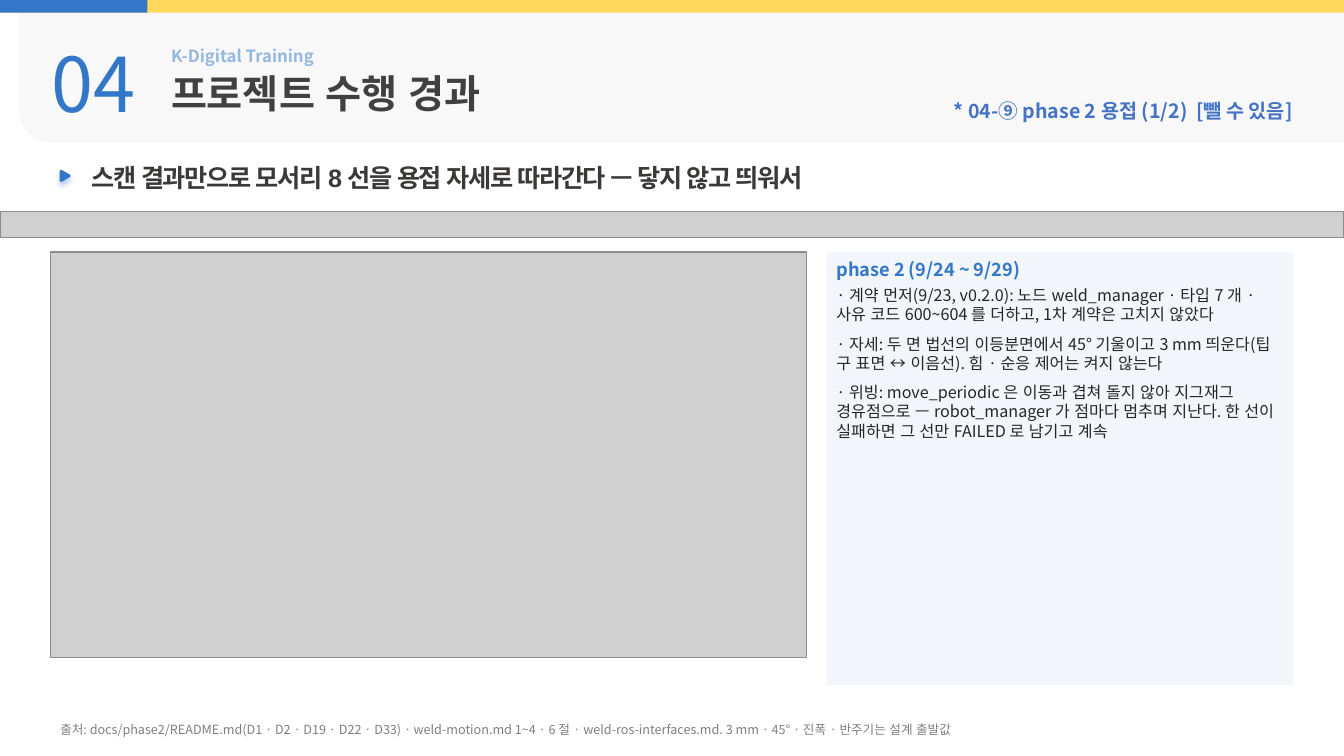
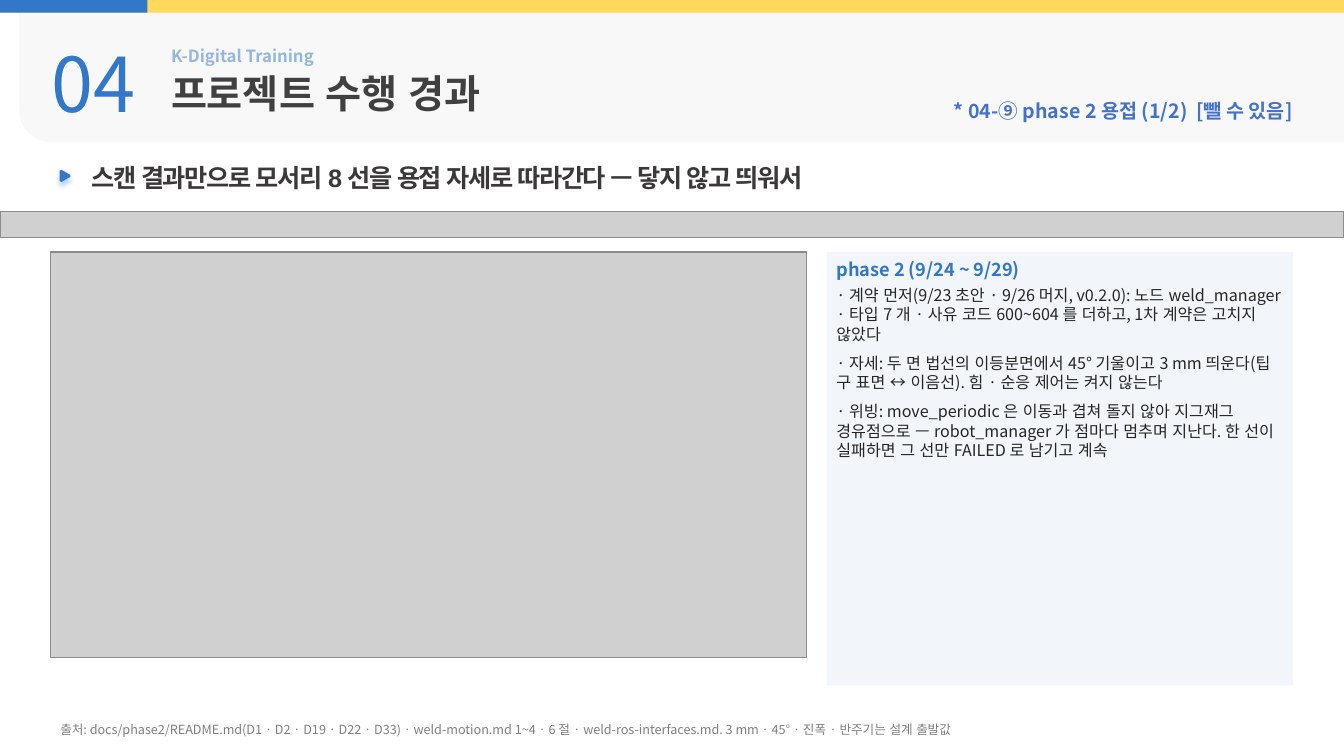
Before and after one commit to yujh5537/rokey_cobot1_Weld-Made, a slide deck: slide 16 of docs/presentation/slides-byeonghu.pptx. Drawn at 1344x756 pixels with LibreOffice and Linux fonts; fonts in the diff are those of the drawing; grey boxes stand for pictures; background and template pictures are left out. Boxes give left, top, right and bottom in pixels: in the first picture for what was removed or moved away, otherwise in the second. Text is boxed around its words. In the diff, an @@ line names an element or a change of style, - is before the commit and + after.

```diff
--- a/docs/presentation/slides-byeonghu.pptx
+++ b/docs/presentation/slides-byeonghu.pptx
@@ text in rectangle at <box>836,287,1281,342</box>: text changed @@
-· 계약 먼저(9/23, v0.2.0): 노드 weld_manager · 타입 7 개 · 사유 코드 600~604 를 더하고, 1차 계약은 고치지 않았다
+· 계약 먼저(9/23 초안 · 9/26 머지, v0.2.0): 노드 weld_manager · 타입 7 개 · 사유 코드 600~604 를 더하고, 1차 계약은 고치지 않았다
```
Also in this commit, not shown: 5 other slides changed, 15 other files.
